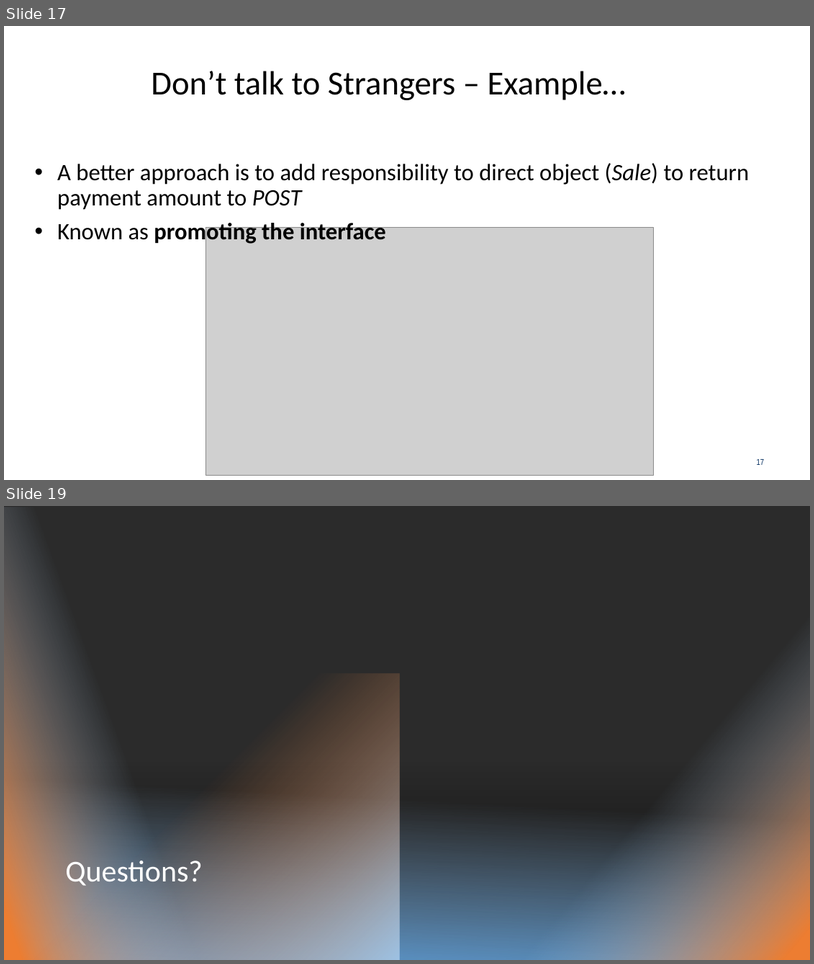
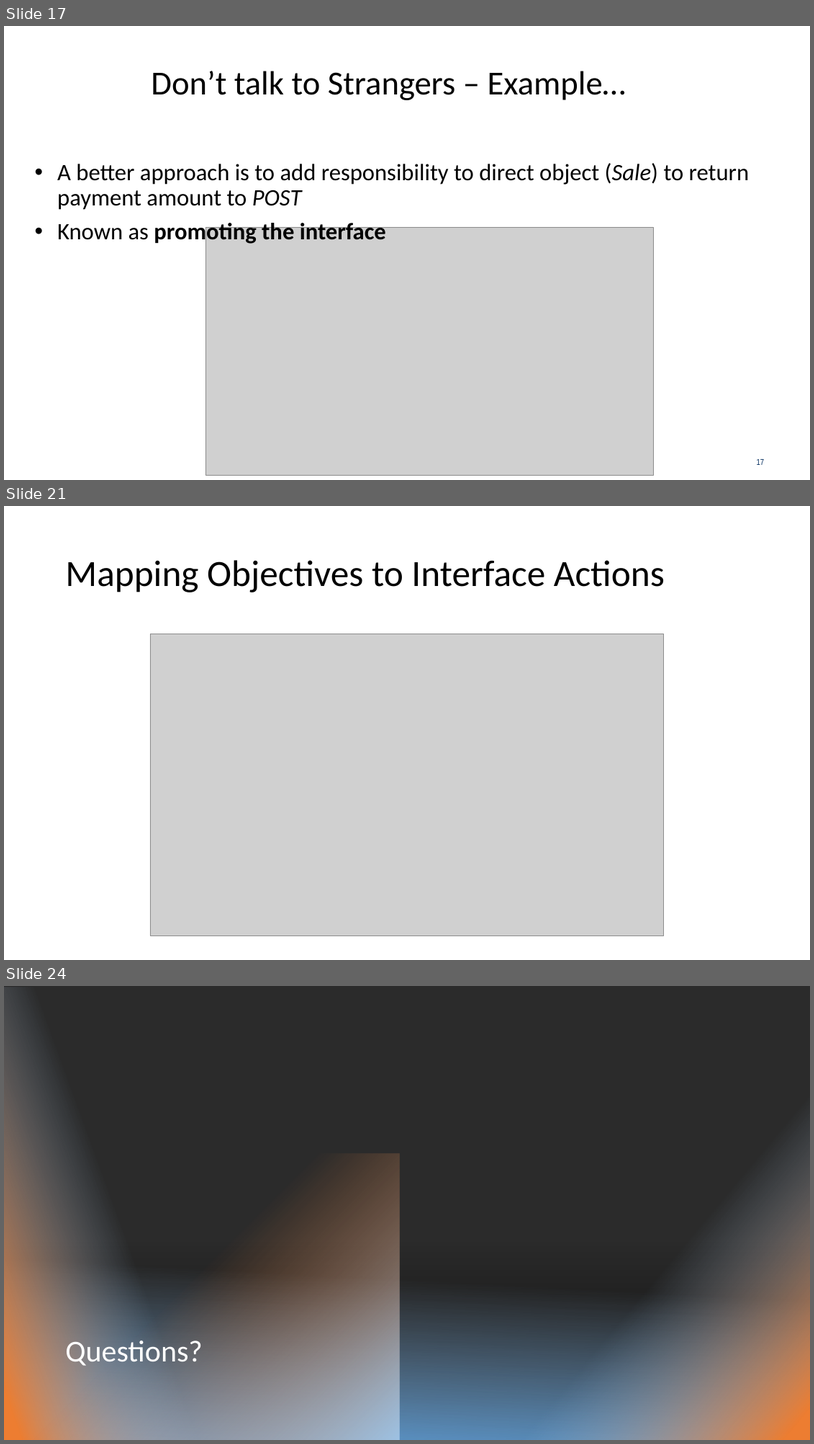
Before and after one commit to kthanasi-git/SW_Engineering, a slide deck: SOFTWARE ENGINEERING/SLIDES/9- Design Priciples III.pptx. Shown one above the other, each under a label of ours: slides 17 and 19 before the commit, slides 17, 21 and 24 after it; the slides between them are not shown. The pictures are 814x964 and 814x1444 pixels, drawn with LibreOffice and Linux fonts; fonts in the diff are those of the drawing; grey boxes stand for pictures; background and template pictures are left out; a plain dark background stands for a picture behind light text. Boxes give left, top, right and bottom in pixels: in the first picture for what was removed or moved away, otherwise in the second. Text is boxed around its words. In the diff, an @@ line names an element or a change of style, - is before the commit and + after.

```diff
--- a/SOFTWARE ENGINEERING/SLIDES/9- Design Priciples III.pptx
+++ b/SOFTWARE ENGINEERING/SLIDES/9- Design Priciples III.pptx
@@ slide 21 added at (x1=4, y1=506, x2=810, y2=960), background #FFFFFF @@
@@ title added at (x1=65, y1=560, x2=665, y2=592), 44 pt, text #000000 @@
+Mapping Objectives to Interface Actions
@@ picture added at (x1=150, y1=634, x2=665, y2=936) @@
@@ what was slide 19 is now slide 24 @@
```
Also in this commit, not shown: 2 slides changed, 4 other slides added, 9 other files.
